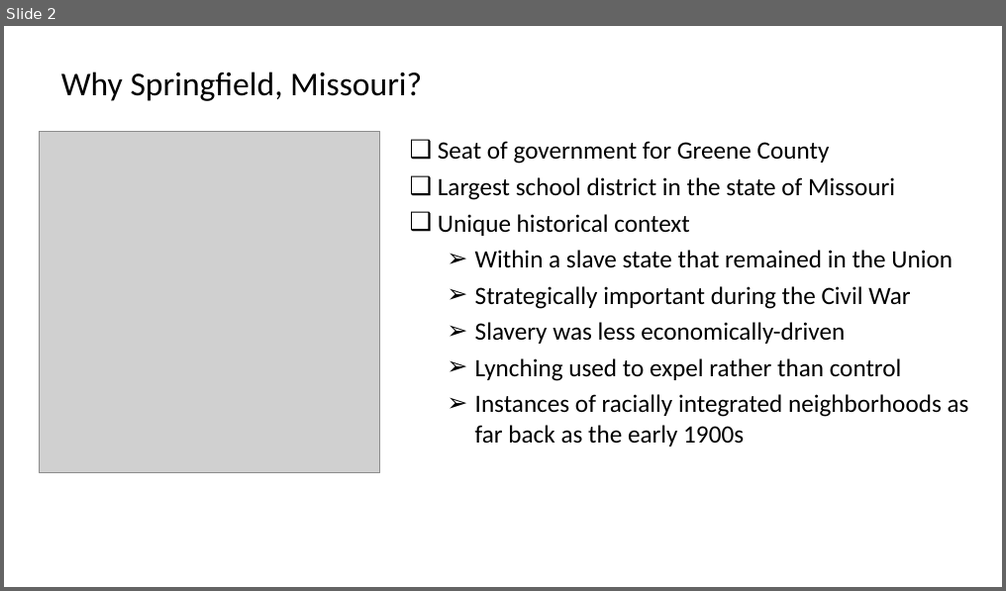
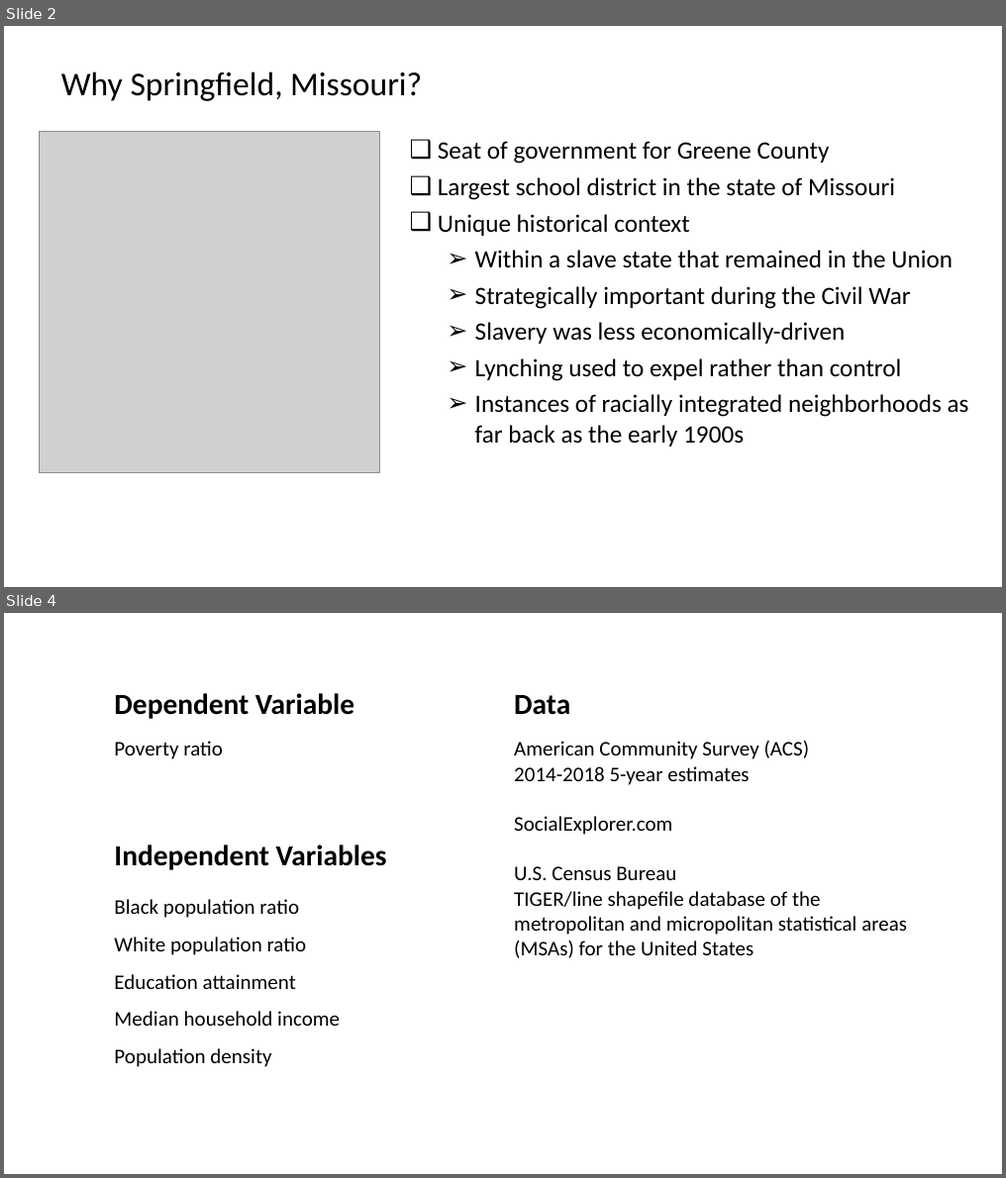
Before and after one commit to SLU-Courses-Townes/SOC5670, a slide deck: Assignments/Homework02/docs/Townes_SOC5670_2020_Spring_Presentation_v00.pptx. Shown one above the other, each under a label of ours: slide 2 before the commit, slides 2 and 4 after it; the slides between them are not shown. The pictures are 1006x591 and 1006x1178 pixels, drawn with LibreOffice and Linux fonts; fonts in the diff are those of the drawing; grey boxes stand for pictures. Boxes give left, top, right and bottom in pixels: in the first picture for what was removed or moved away, otherwise in the second. Text is boxed around its words. In the diff, an @@ line names an element or a change of style, - is before the commit and + after.

```diff
--- a/Assignments/Homework02/docs/Townes_SOC5670_2020_Spring_Presentation_v00.pptx
+++ b/Assignments/Homework02/docs/Townes_SOC5670_2020_Spring_Presentation_v00.pptx
@@ slide 4 added at (4,613,1002,1174), background #FFFFFF @@
@@ text added at (114,693,354,719), 28 pt, text #000000, bold @@
+Dependent Variable
@@ text added at (514,695,570,715), 28 pt, text #000000, bold @@
+Data
@@ text added at (114,741,223,760), 20 pt, text #000000 @@
+Poverty ratio
@@ text added at (514,741,907,959), 20 pt, text #000000 @@
+American Community Survey (ACS)
+2014-2018 5-year estimates
+SocialExplorer.com
+U.S. Census Bureau
+TIGER/line shapefile database of the
+metropolitan and micropolitan statistical areas (MSAs) for the United States
@@ text added at (114,845,387,870), 28 pt, text #000000, bold @@
+Independent Variables
@@ text added at (114,899,340,1067), 20 pt, text #000000 @@
+Black population ratio
+White population ratio
+Education attainment
+Median household income
+Population density
```
Also in this commit, not shown: 1 slide changed, 4 other slides added, 2 slides removed, 4 other files.
